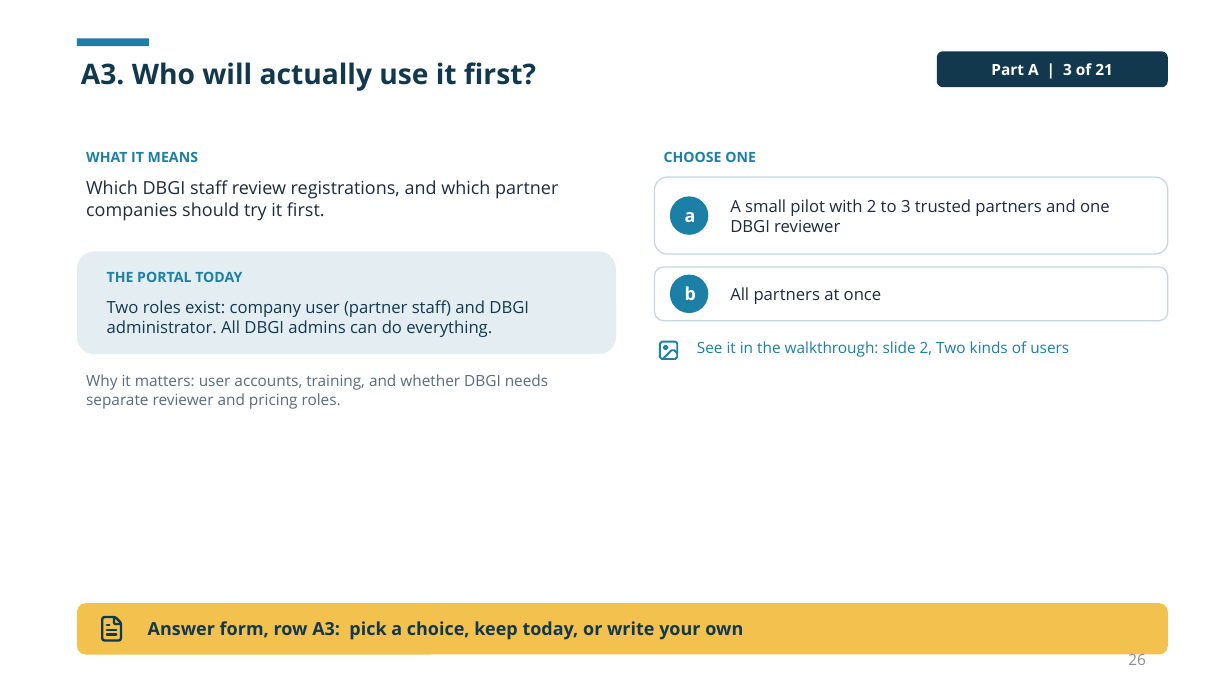
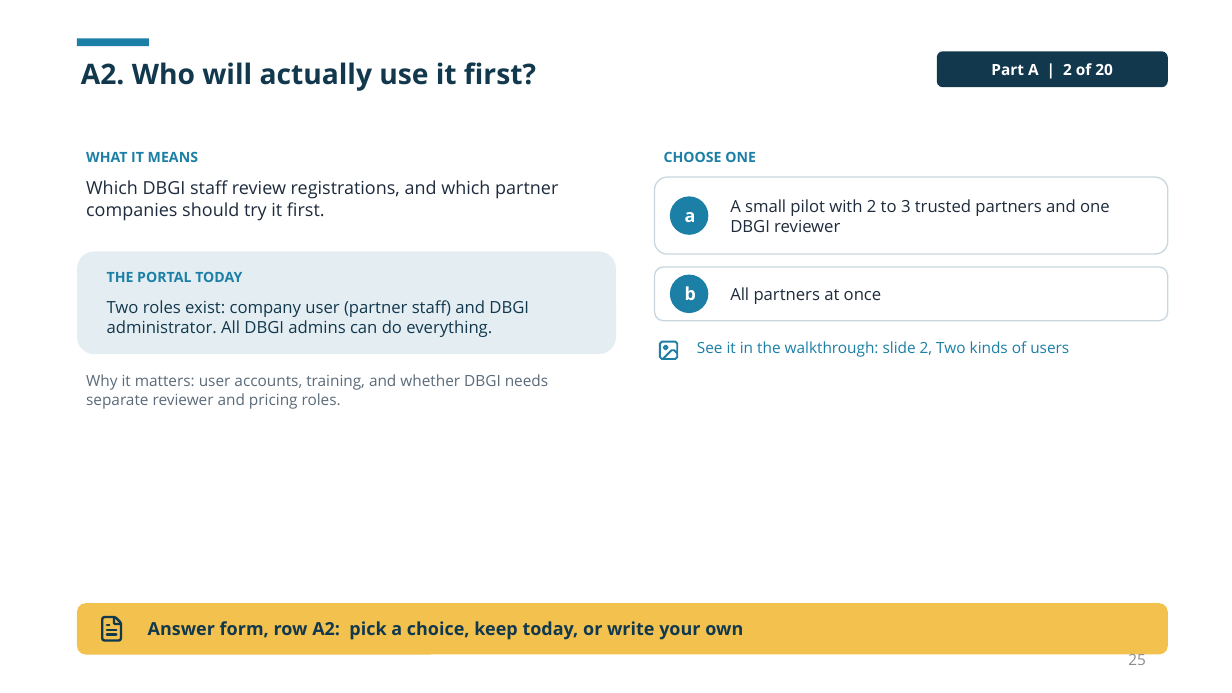
Before and after one commit to dbsuarez/dbgi-deal-registration-portal, a slide deck: slide 25 of docs/guides/Portal User Guide/Using the DBGI Portal.pptx (slide 26 before the commit). Drawn at 1232x693 pixels with LibreOffice and Linux fonts; fonts in the diff are those of the drawing. Boxes give left, top, right and bottom in pixels: in the first picture for what was removed or moved away, otherwise in the second. Text is boxed around its words. In the diff, an @@ line names an element or a change of style, - is before the commit and + after.

```diff
--- a/docs/guides/Portal User Guide/Using the DBGI Portal.pptx
+++ b/docs/guides/Portal User Guide/Using the DBGI Portal.pptx
@@ text at bbox=[81, 62, 536, 91]: text changed @@
-A3. Who will actually use it first?
+A2. Who will actually use it first?
@@ text in rounded rectangle at bbox=[991, 63, 1113, 75]: text changed @@
-Part A | 3 of 21
+Part A | 2 of 20
@@ text at bbox=[148, 621, 743, 640]: text changed @@
-Answer form, row A3: pick a choice, keep today, or write your own
+Answer form, row A2: pick a choice, keep today, or write your own
@@ page number at bbox=[1128, 651, 1146, 665]: text changed @@
-26
+25
```
Also in this commit, not shown: 21 other slides changed, 1 slide removed, 7 other files.
